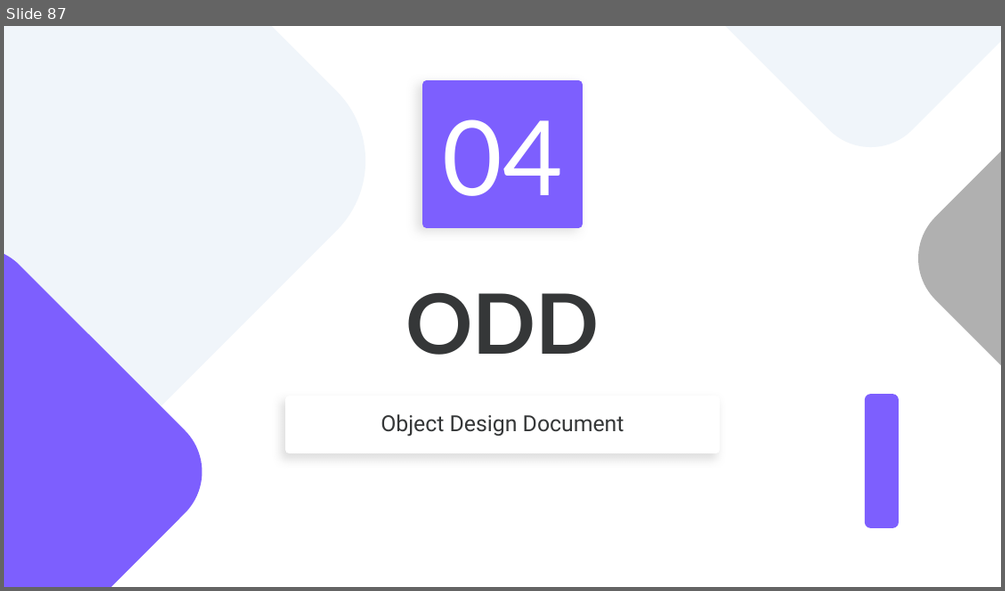
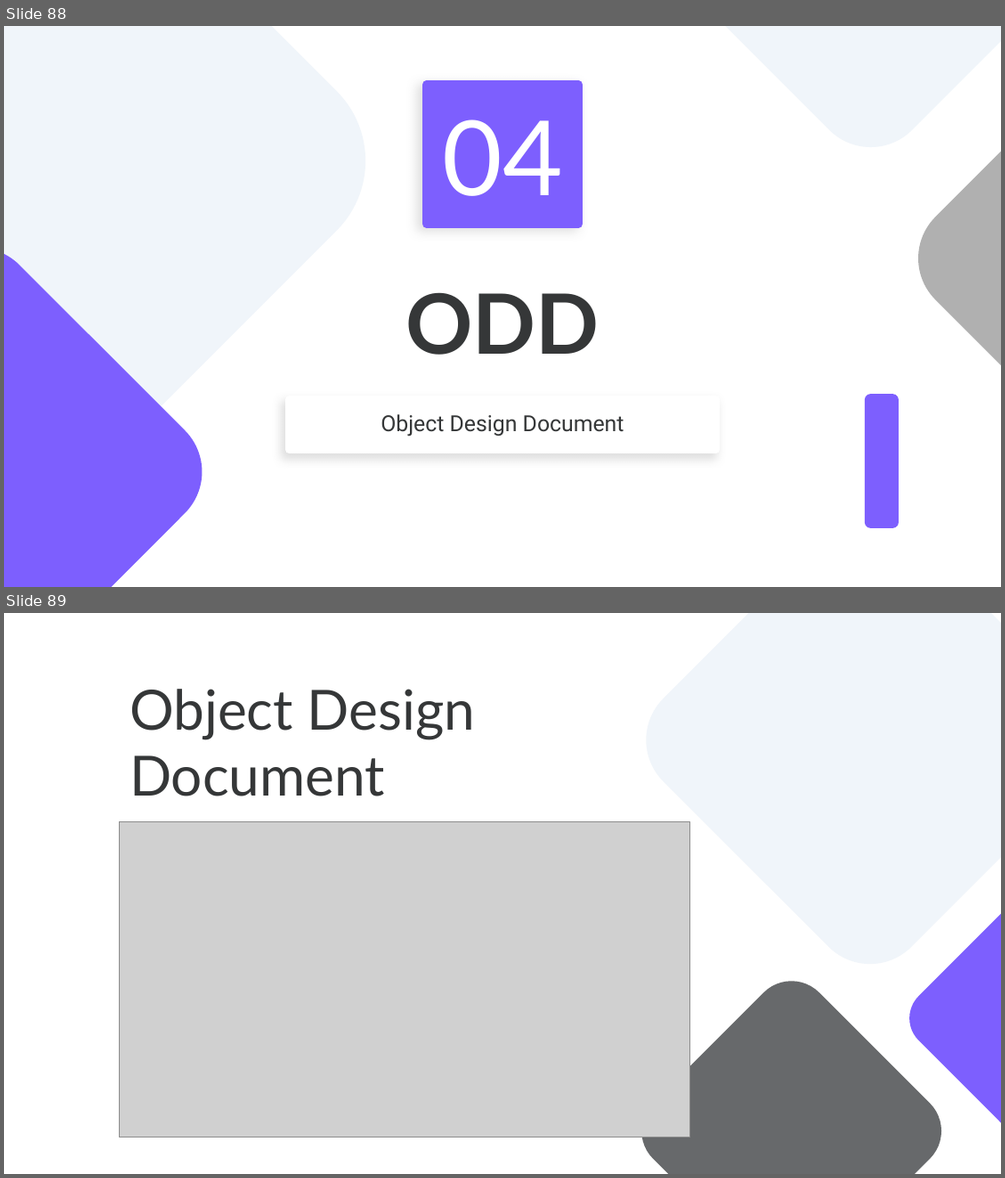
Before and after one commit to notjuary/Bookster_Classe03, a slide deck: DOC/Presentazione.pptx. Shown one above the other, each under a label of ours: slide 87 before the commit, slides 88 and 89 after it. The pictures are 1005x591 and 1005x1178 pixels, drawn with LibreOffice and Linux fonts; fonts in the diff are those of the drawing; grey boxes stand for pictures. Boxes give left, top, right and bottom in pixels: in the first picture for what was removed or moved away, otherwise in the second. Text is boxed around its words. In the diff, an @@ line names an element or a change of style, - is before the commit and + after.

```diff
--- a/DOC/Presentazione.pptx
+++ b/DOC/Presentazione.pptx
@@ slide 89 added at (x1=4, y1=613, x2=1001, y2=1174), background #FFFFFF @@
@@ rounded rectangle added at (x1=623, y1=613, x2=1001, y2=988), fill #F0F5FA @@
@@ title added at (x1=129, y1=689, x2=476, y2=796), 40 pt, text #353738 @@
+Object Design Document
@@ picture added at (x1=120, y1=821, x2=690, y2=1136) @@
@@ rounded rectangle added at (x1=896, y1=885, x2=1001, y2=1151), fill #7D5FFE @@
@@ rounded rectangle added at (x1=625, y1=965, x2=958, y2=1174), fill #67696B @@
@@ what was slide 87 is now slide 88 @@
```
Also in this commit, not shown: 1 slide changed, 28 other slides added.
